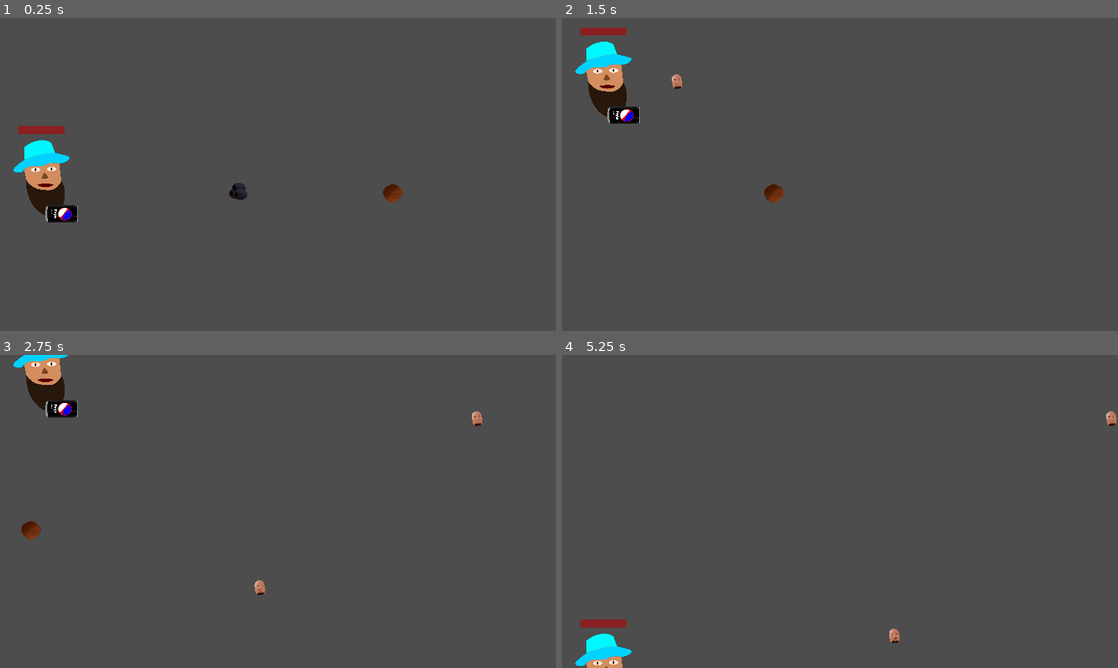
Above: before the commit, frames 1-4 (two rows, left to right).
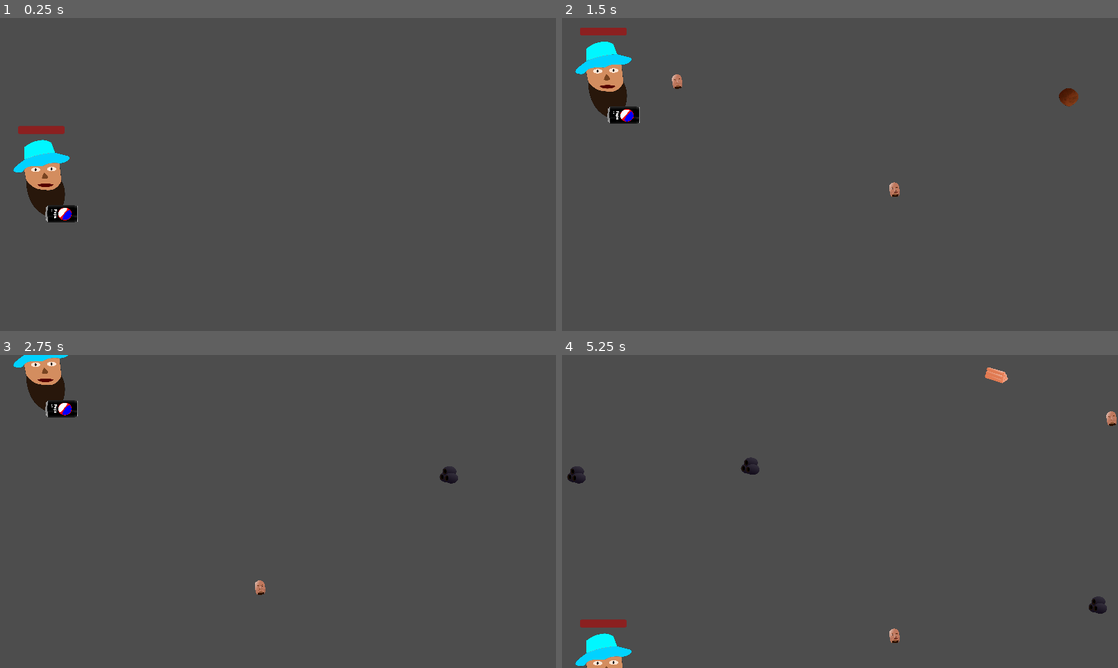
Above: after the commit, the same moments.

Repository: Seakorv/SmokeCheesesOfPapaTrouga
Game: Godot game, scene res://Scenes/kivikyläland.tscn
The game is run twice, just before and just after one commit, with the same random seed, the same clock (stepped at 60 frames per second) and the same inputs. This scene is started directly instead of the project's main scene.
Inputs:
- Up to frame 1 (0.25 s): no input
- Up to frame 2 (1.5 s): hold W (move_up) 0.53-1.28 s; tap Space (shoot_pepemake) at 0.6, 1.35 s; hold S (move_down) from 1.28 s (still down)
- Up to frame 3 (2.75 s): release S (move_down) at 2.03 s; hold W (move_up) from 2.03 s (still down); tap Space (shoot_pepemake) at 2.1 s
- Up to frame 4 (5.25 s): tap Space (shoot_pepemake) every 0.75 s from 2.85 to 5.1 s; release W (move_up) at 3.53 s; hold S (move_down) from 3.53 s (still down)

The runs differ from the first frame. In frame 1, 0.3% of the frame differs, in the area x 2-73%, y 38-65%; in frame 2, 0.4%; in frame 3, 0.4%; in frame 4, 0.6%, in the area x 0-100%, y 4-100%.

Commit message:
made a food spawning logic

Diff:
--- a/Scenes/food.tscn
+++ b/Scenes/food.tscn
@@ -25,3 +25,4 @@
 scale = Vector2(0.525, 3.325)
 
 [connection signal="body_entered" from="." to="." method="_on_body_entered"]
+[connection signal="screen_exited" from="VisibleOnScreenNotifier2D" to="." method="_on_visible_on_screen_notifier_2d_screen_exited"]
--- /dev/null
+++ b/Scenes/golden_meatball.tscn
@@ -0,0 +1,12 @@
+[gd_scene load_steps=3 format=3 uid="uid://bgugebki5dji7"]
+
+[ext_resource type="PackedScene" uid="uid://dc5e2nna5hhpb" path="res://Scenes/good_food.tscn" id="1_1k1sn"]
+[ext_resource type="Texture2D" uid="uid://d2c20kdmt41a3" path="res://Assets/Food/kultaliha.png" id="2_yapgo"]
+
+[node name="GoldenMeatball" instance=ExtResource("1_1k1sn")]
+speed = 1000
+damage = 2
+points = 100
+
+[node name="Sprite2D" parent="." index="0"]
+texture = ExtResource("2_yapgo")
--- /dev/null
+++ b/Scenes/good_food.tscn
@@ -0,0 +1,6 @@
+[gd_scene load_steps=2 format=3 uid="uid://dc5e2nna5hhpb"]
+
+[ext_resource type="PackedScene" uid="uid://d3jwrnmenllmx" path="res://Scenes/food.tscn" id="1_0hhuu"]
+
+[node name="GoodFood" instance=ExtResource("1_0hhuu")]
+damage = 0
--- /dev/null
+++ b/Scenes/jelly_onions.tscn
@@ -0,0 +1,23 @@
+[gd_scene load_steps=4 format=3 uid="uid://cd0jv0i72ryg4"]
+
+[ext_resource type="PackedScene" uid="uid://c7yx4xtle6kax" path="res://Scenes/badFood.tscn" id="1_c2r25"]
+[ext_resource type="Texture2D" uid="uid://be7qdykjj55bf" path="res://Assets/Food/hilloSipuli.png" id="2_b3oux"]
+
+[sub_resource type="CapsuleShape2D" id="CapsuleShape2D_pr6h6"]
+radius = 55.0
+height = 184.0
+
+[node name="JellyOnions" instance=ExtResource("1_c2r25")]
+speed = 400
+damage = -5
+points = -50
+
+[node name="Sprite2D" parent="." index="0"]
+texture = ExtResource("2_b3oux")
+
+[node name="CollisionShape2D" parent="." index="1"]
+shape = SubResource("CapsuleShape2D_pr6h6")
+
+[node name="VisibleOnScreenNotifier2D" parent="." index="2"]
+position = Vector2(74, 1.90735e-06)
+scale = Vector2(0.525, 6.3625)
--- /dev/null
+++ b/Scenes/kebab.tscn
@@ -0,0 +1,23 @@
+[gd_scene load_steps=4 format=3 uid="uid://d4iyntemx3mq4"]
+
+[ext_resource type="PackedScene" uid="uid://dc5e2nna5hhpb" path="res://Scenes/good_food.tscn" id="1_6k0vy"]
+[ext_resource type="Texture2D" uid="uid://df7eol5o3e6kf" path="res://Assets/Food/kebabPNG.png" id="2_1bbvm"]
+
+[sub_resource type="CapsuleShape2D" id="CapsuleShape2D_p5iq5"]
+radius = 38.0
+height = 154.0
+
+[node name="Kebab" instance=ExtResource("1_6k0vy")]
+speed = 300
+damage = 10
+points = 50
+
+[node name="Sprite2D" parent="." index="0"]
+texture = ExtResource("2_1bbvm")
+
+[node name="CollisionShape2D" parent="." index="1"]
+shape = SubResource("CapsuleShape2D_p5iq5")
+
+[node name="VisibleOnScreenNotifier2D" parent="." index="2"]
+position = Vector2(60, 0)
+scale = Vector2(0.525, 5.5125)
--- a/Scenes/kivikyläland.tscn
+++ b/Scenes/kivikyläland.tscn
@@ -1,12 +1,22 @@
-[gd_scene load_steps=5 format=3 uid="uid://cwcnq84t0llm6"]
+[gd_scene load_steps=10 format=3 uid="uid://cwcnq84t0llm6"]
 
 [ext_resource type="Script" path="res://Scripts/kivikyläland.gd" id="1_f8oof"]
 [ext_resource type="PackedScene" uid="uid://bfmnvh7fn6avc" path="res://Scenes/player.tscn" id="2_d8r7w"]
-[ext_resource type="PackedScene" uid="uid://d3jwrnmenllmx" path="res://Scenes/food.tscn" id="3_14xfy"]
-[ext_resource type="PackedScene" uid="uid://c7yx4xtle6kax" path="res://Scenes/badFood.tscn" id="4_tp15b"]
+[ext_resource type="PackedScene" uid="uid://cdaku1ebio4oq" path="res://Scenes/olives.tscn" id="2_va0ts"]
+[ext_resource type="PackedScene" uid="uid://cd0jv0i72ryg4" path="res://Scenes/jelly_onions.tscn" id="3_rwdky"]
+[ext_resource type="PackedScene" uid="uid://clluqfx8ffim2" path="res://Scenes/meatball.tscn" id="4_4j3as"]
+[ext_resource type="PackedScene" uid="uid://byxojjur8r15t" path="res://Scenes/wieners.tscn" id="5_ixm6y"]
+[ext_resource type="PackedScene" uid="uid://d4iyntemx3mq4" path="res://Scenes/kebab.tscn" id="6_rbx6j"]
+[ext_resource type="PackedScene" uid="uid://o6vcn2416phu" path="res://Scenes/mandarin.tscn" id="7_cb03f"]
+[ext_resource type="PackedScene" uid="uid://bgugebki5dji7" path="res://Scenes/golden_meatball.tscn" id="8_biju8"]
 
 [node name="Kivikyläland" type="Node2D"]
+rotation = -0.000465051
 script = ExtResource("1_f8oof")
+foodScenes = Array[PackedScene]([ExtResource("2_va0ts"), ExtResource("3_rwdky"), ExtResource("4_4j3as"), ExtResource("5_ixm6y"), ExtResource("6_rbx6j"), ExtResource("7_cb03f"), ExtResource("8_biju8")])
+
+[node name="foodSpawnTimerOne" type="Timer" parent="."]
+autostart = true
 
 [node name="PapaT" parent="." instance=ExtResource("2_d8r7w")]
 position = Vector2(149, 532)
@@ -16,9 +26,7 @@
 
 [node name="PepeMakeAse" type="Node2D" parent="."]
 
-[node name="Food" parent="." instance=ExtResource("3_14xfy")]
-position = Vector2(1482, 605)
+[node name="FoodContainer" type="Node2D" parent="."]
 
-[node name="badFood" parent="." instance=ExtResource("4_tp15b")]
-position = Vector2(973, 598)
-damage = -5
+[connection signal="timeout" from="foodSpawnTimerOne" to="." method="_on_food_spawn_timer_one_timeout"]
+[connection signal="timeout" from="foodSpawnTimerOne" to="." method="_on_bad_food_spawn_timer_timeout"]
--- /dev/null
+++ b/Scenes/mandarin.tscn
@@ -0,0 +1,22 @@
+[gd_scene load_steps=4 format=3 uid="uid://o6vcn2416phu"]
+
+[ext_resource type="PackedScene" uid="uid://dc5e2nna5hhpb" path="res://Scenes/good_food.tscn" id="1_h8pyr"]
+[ext_resource type="Texture2D" uid="uid://dn5b2ys8gvcnj" path="res://Assets/Food/mandaR.png" id="2_yjw7i"]
+
+[sub_resource type="RectangleShape2D" id="RectangleShape2D_qyn4g"]
+size = Vector2(102, 54)
+
+[node name="Mandarin" instance=ExtResource("1_h8pyr")]
+speed = 800
+damage = 2
+points = 10
+
+[node name="Sprite2D" parent="." index="0"]
+texture = ExtResource("2_yjw7i")
+
+[node name="CollisionShape2D" parent="." index="1"]
+position = Vector2(-1, 5)
+shape = SubResource("RectangleShape2D_qyn4g")
+
+[node name="VisibleOnScreenNotifier2D" parent="." index="2"]
+position = Vector2(71, -2.38419e-07)
--- /dev/null
+++ b/Scenes/meatball.tscn
@@ -0,0 +1,7 @@
+[gd_scene load_steps=2 format=3 uid="uid://clluqfx8ffim2"]
+
+[ext_resource type="PackedScene" uid="uid://dc5e2nna5hhpb" path="res://Scenes/good_food.tscn" id="1_k51nt"]
+
+[node name="Meatball" instance=ExtResource("1_k51nt")]
+damage = 1
+points = 5
--- /dev/null
+++ b/Scenes/olives.tscn
@@ -0,0 +1,7 @@
+[gd_scene load_steps=2 format=3 uid="uid://cdaku1ebio4oq"]
+
+[ext_resource type="PackedScene" uid="uid://c7yx4xtle6kax" path="res://Scenes/badFood.tscn" id="1_ckq3a"]
+
+[node name="Olives" instance=ExtResource("1_ckq3a")]
+damage = -2
+points = -10
--- /dev/null
+++ b/Scenes/wieners.tscn
@@ -0,0 +1,20 @@
+[gd_scene load_steps=4 format=3 uid="uid://byxojjur8r15t"]
+
+[ext_resource type="PackedScene" uid="uid://dc5e2nna5hhpb" path="res://Scenes/good_food.tscn" id="1_4vwln"]
+[ext_resource type="Texture2D" uid="uid://cwpbfdiyafk42" path="res://Assets/Food/nakit.png" id="2_rmkec"]
+
+[sub_resource type="RectangleShape2D" id="RectangleShape2D_5hxjr"]
+size = Vector2(77.6433, 39.1998)
+
+[node name="Wieners" instance=ExtResource("1_4vwln")]
+speed = 400
+damage = 5
+points = 8
+
+[node name="Sprite2D" parent="." index="0"]
+texture = ExtResource("2_rmkec")
+
+[node name="CollisionShape2D" parent="." index="1"]
+position = Vector2(0.0262803, -1.32633)
+rotation = 0.31347
+shape = SubResource("RectangleShape2D_5hxjr")
--- a/Scripts/food.gd
+++ b/Scripts/food.gd
@@ -25,3 +25,9 @@
 			body.health = body.maxHealth
 		if body.health <= 0:
 			body.die()
+
+
+
+
+func _on_visible_on_screen_notifier_2d_screen_exited():
+	queue_free()
--- a/Scripts/kivikyläland.gd
+++ b/Scripts/kivikyläland.gd
@@ -1,9 +1,14 @@
 extends Node2D
+
+@export var foodScenes: Array[PackedScene] = []
 
 @onready var player_spawn = $SpawnPosition
 @onready var pepe_make_ase = $PepeMakeAse
+@onready var timer1 = $foodSpawnTimerOne
+@onready var food_container = $FoodContainer
 
 var player = null
+
 
 func _ready():
 	player = get_tree().get_first_node_in_group("player")
@@ -11,13 +16,45 @@
 	player.global_position = player_spawn.global_position
 	player.pepeM_shot.connect(_on_player_gee_shot)
 
+
 func _process(delta):
 	if Input.is_action_just_pressed("quit"):
 		get_tree().quit()
 	elif Input.is_action_just_pressed("reset"):
 		get_tree().reload_current_scene()
 
+
 func _on_player_gee_shot(gee_scene, location):
 	var gee = gee_scene.instantiate()
 	gee.global_position = location
 	pepe_make_ase.add_child(gee)
+
+
+##Timer for first food spawns before Rixa
+func _on_food_spawn_timer_one_timeout():
+	var which_food = choose_not_so_randomly_from_seven(30, 10, 30, 15, 8, 6, 1)
+	var food = foodScenes[which_food].instantiate()
+	food.global_position = Vector2(2000, randf_range(50, 1030))
+	food_container.add_child(food)
+
+
+## Giving an int from one to seven, which food will be chosen. Give percentages in parameters. Don't exeed 100 lol
+func choose_not_so_randomly_from_seven(olives: int, jelly_onions: int, meatballs: int, wieners: int, kebab: int, mandarin: int, golden_meatball: int):
+	var chosen = 0
+	var chooser = randi_range(0, 100)
+
+	var o = olives
+	var jl = jelly_onions + o
+	var mb = jl + meatballs
+	var w = mb + wieners
+	var k = w + kebab
+	var m = mandarin + k
+	var gmb = m + golden_meatball
+
+	if chooser <= o: return 0
+	if chooser > o and chooser <= jl: return 1
+	if chooser > jl and chooser <= mb: return 2
+	if chooser > mb and chooser <= w: return 3
+	if chooser > w and chooser <= k: return 4
+	if chooser > k and chooser <= m: return 5
+	if chooser > m and chooser <= gmb: return 6
